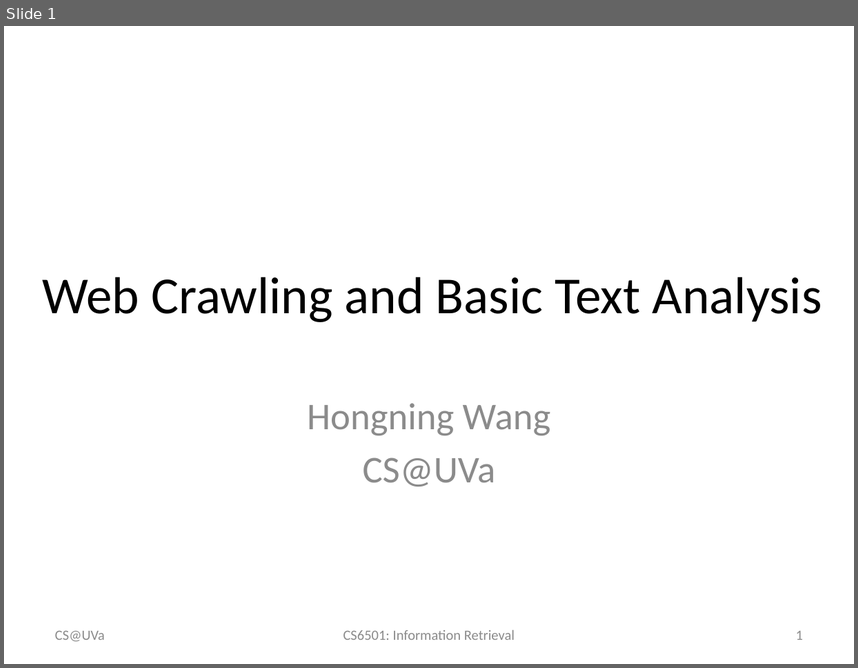
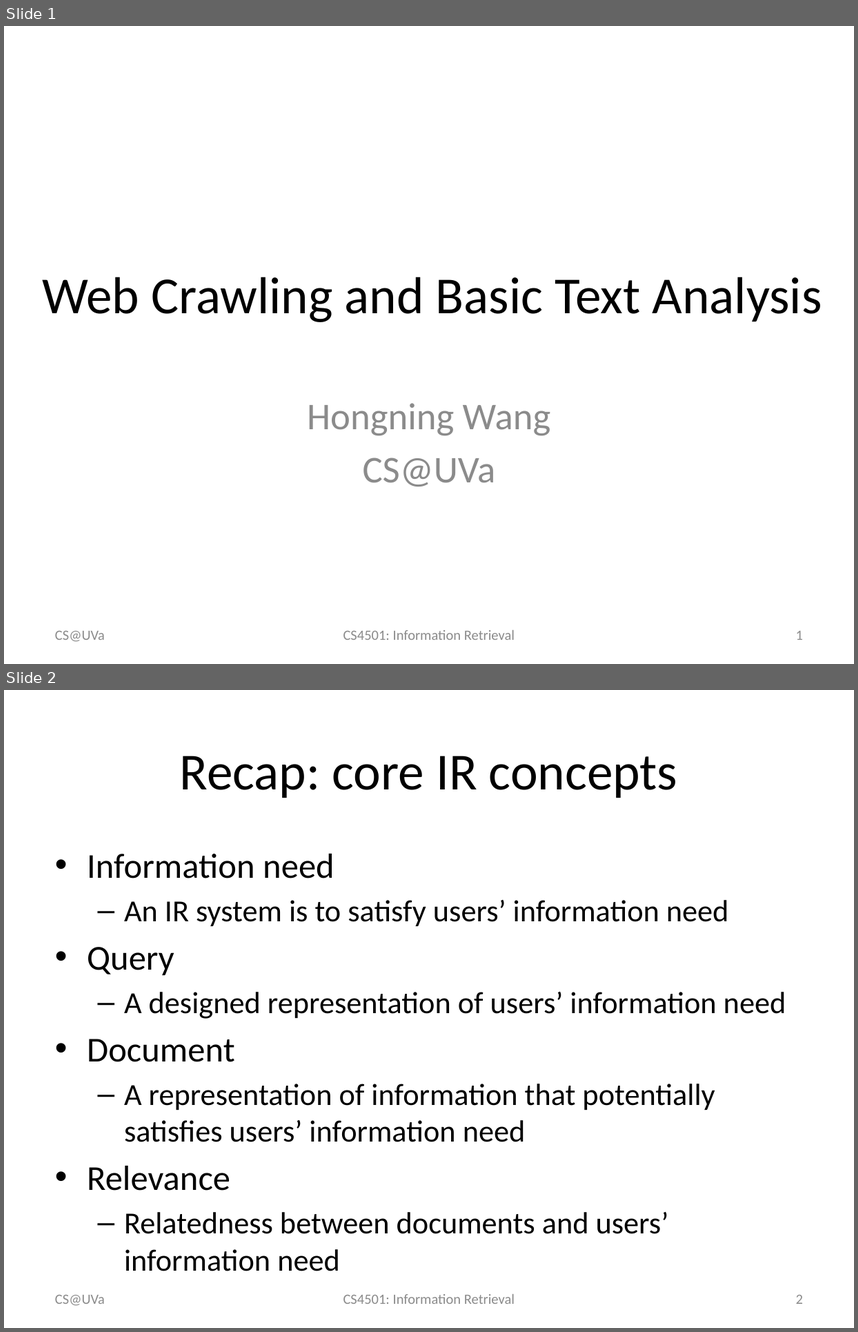
Before and after one commit to wang296/IR2015, a slide deck: docs/Crawler and Text Analysis.pptx. Shown one above the other, each under a label of ours: slide 1 before the commit, slides 1 and 2 after it. The pictures are 858x668 and 858x1332 pixels, drawn with LibreOffice and Linux fonts; fonts in the diff are those of the drawing. Boxes give left, top, right and bottom in pixels: in the first picture for what was removed or moved away, otherwise in the second. Text is boxed around its words. In the diff, an @@ line names an element or a change of style, - is before the commit and + after.

```diff
--- a/docs/Crawler and Text Analysis.pptx
+++ b/docs/Crawler and Text Analysis.pptx
@@ slide 2 added at [4, 690, 854, 1328], background #FFFFFF @@
@@ title added at [180, 756, 677, 798], 44 pt, text #000000 @@
+Recap: core IR concepts
@@ text added at [87, 854, 786, 1271], 25.9 pt, text #000000 @@
+• Information need
+  – An IR system is to satisfy users’ information need
+• Query
+  – A designed representation of users’ information need
+• Document
+  – A representation of information that potentially satisfies users’ information need
+• Relevance
+  – Relatedness between documents and users’ information need
@@ text added at [55, 1294, 105, 1305], 12 pt, text #8C8C8C @@
+CS@UVa
@@ text added at [343, 1294, 515, 1303], 12 pt, text #8C8C8C @@
+CS4501: Information Retrieval
@@ page number added at [796, 1294, 803, 1303], 12 pt, text #8C8C8C @@
+2
@@ slide 1 changed as well @@
@@ text at [343, 630, 515, 639]: text changed @@
-CS6501: Information Retrieval
+CS4501: Information Retrieval
```
Also in this commit, not shown: 34 other slides changed, 3 other slides added, 4 other files.
